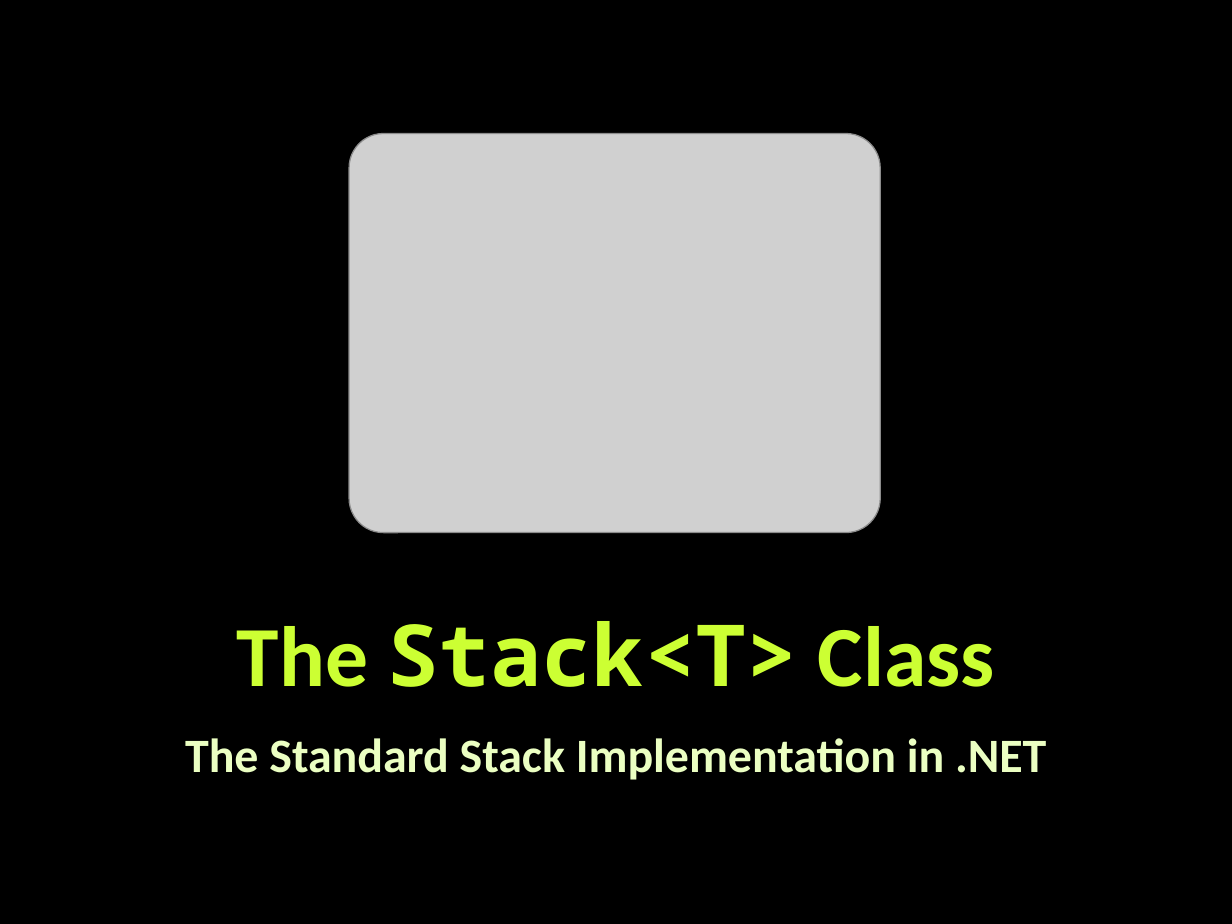
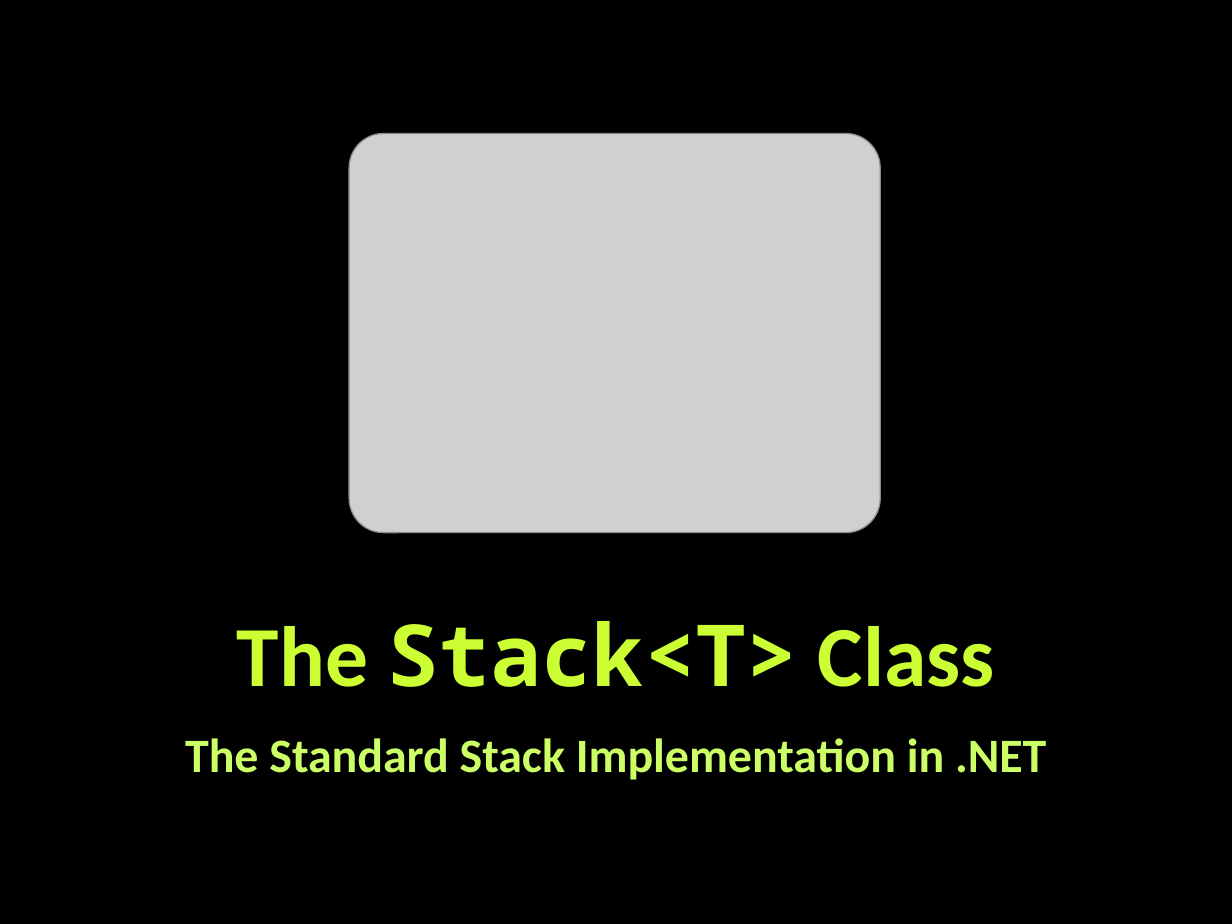
Before and after one commit to martin-nikolov/Telerik-Academy, a slide deck: slide 30 of Programming with C#/5. C# Data Structures and Algorithms/02. Linear Data Structures/Linear-Data-Structures.pptx. Drawn at 1232x924 pixels with LibreOffice and Linux fonts; fonts in the diff are those of the drawing; grey boxes stand for pictures; background and template pictures are left out. Boxes give left, top, right and bottom in pixels: in the first picture for what was removed or moved away, otherwise in the second. Text is boxed around its words. In the diff, an @@ line names an element or a change of style, - is before the commit and + after.

```diff
--- a/Programming with C#/5. C# Data Structures and Algorithms/02. Linear Data Structures/Linear-Data-Structures.pptx
+++ b/Programming with C#/5. C# Data Structures and Algorithms/02. Linear Data Structures/Linear-Data-Structures.pptx
@@ text "The Standard Stack Implementation in ..." at (185,738,1046,780): text colour #EBFFC2 to #CCFF66 @@
```
Also in this commit, not shown: 20 other slides changed, 4 other files.
